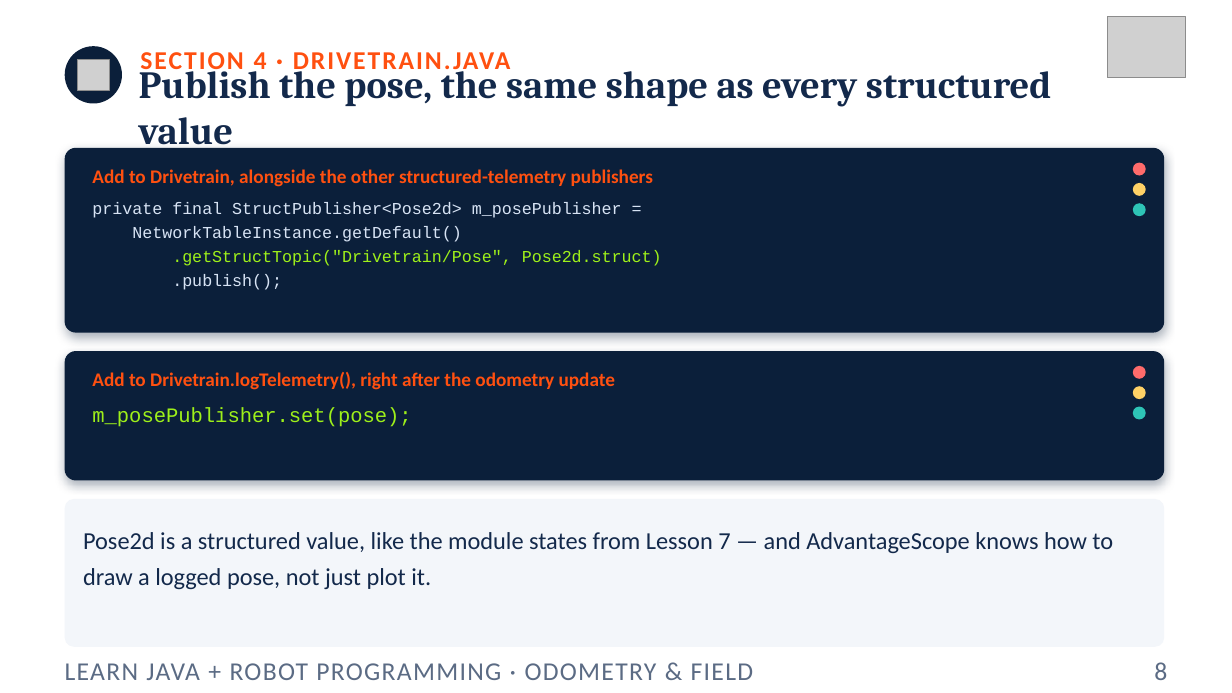
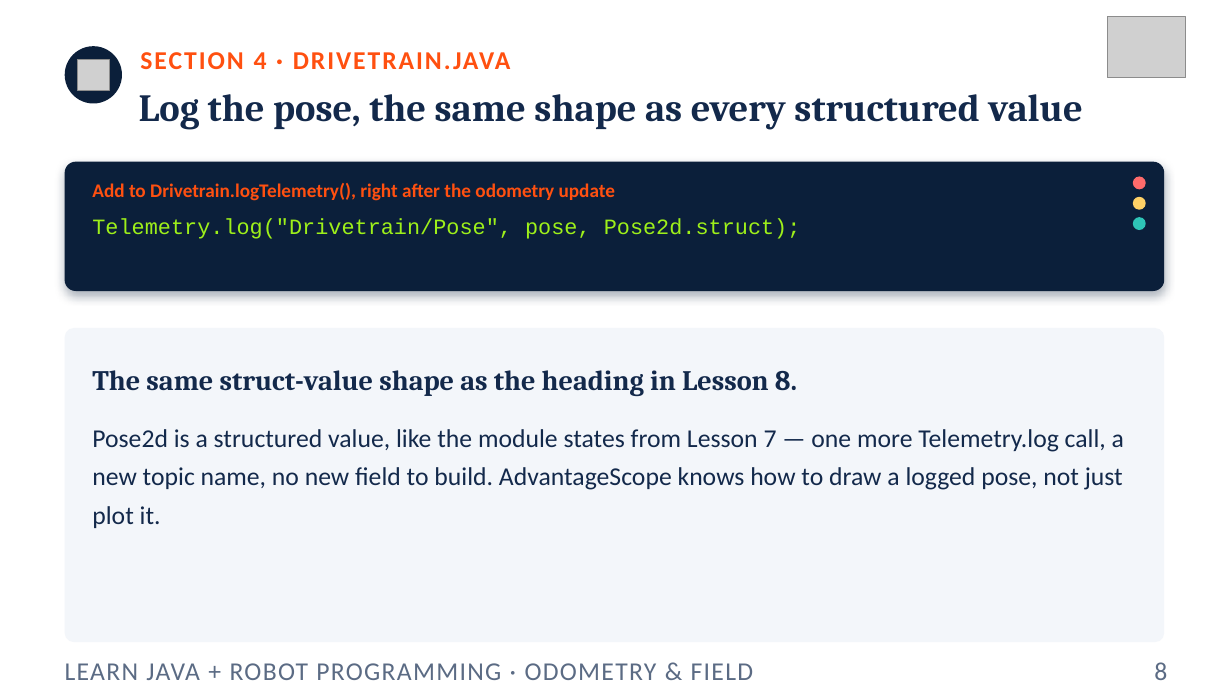
Before and after one commit to FRC5010/BasicRobotLessons, a slide deck: slide 8 of docs/presentations/v3/11-odometry-field.pptx. Drawn at 1232x693 pixels with LibreOffice and Linux fonts; fonts in the diff are those of the drawing; grey boxes stand for pictures. Boxes give left, top, right and bottom in pixels: in the first picture for what was removed or moved away, otherwise in the second. Text is boxed around its words. In the diff, an @@ line names an element or a change of style, - is before the commit and + after.

```diff
--- a/docs/presentations/v3/11-odometry-field.pptx
+++ b/docs/presentations/v3/11-odometry-field.pptx
@@ text at (x1=139, y1=94, x2=1083, y2=130): text changed @@
-Publish the pose, the same shape as every structured value
+Log the pose, the same shape as every structured value
@@ rounded rectangle resized from (x1=65, y1=148, x2=1165, y2=333) to (x1=65, y1=162, x2=1165, y2=291) @@
@@ rounded rectangle at (x1=65, y1=162, x2=1165, y2=291): proportions changed @@
@@ text "Add to Drivetrain.logTelemetry(), right after ..." moved from (x1=92, y1=372, x2=615, y2=390) to (x1=92, y1=183, x2=615, y2=201) @@
@@ text removed at (x1=92, y1=169, x2=653, y2=187) @@
-Add to Drivetrain, alongside the other structured-telemetry publishers
@@ text at (x1=92, y1=219, x2=801, y2=239): text changed; size 13 to 17 pt; text colour #D7E3F4 to #9EF01A @@
-private final StructPublisher<Pose2d> m_posePublisher =
-NetworkTableInstance.getDefault()
-.getStructTopic("Drivetrain/Pose", Pose2d.struct)
-.publish();
+Telemetry.log("Drivetrain/Pose", pose, Pose2d.struct);
@@ 3 ellipses moved together from (x1=1133, y1=163, x2=1146, y2=216) to (x1=1133, y1=177, x2=1146, y2=230) @@
@@ rounded rectangle at (x1=65, y1=328, x2=1165, y2=642): proportions changed @@
@@ rounded rectangle resized from (x1=65, y1=499, x2=1165, y2=647) to (x1=65, y1=328, x2=1165, y2=642) @@
@@ rounded rectangle removed at (x1=65, y1=351, x2=1165, y2=481) @@
@@ text added at (x1=92, y1=370, x2=797, y2=396), 22 pt, text #13294B, bold @@
+The same struct-value shape as the heading in Lesson 8.
@@ ellipse removed at (x1=1133, y1=366, x2=1146, y2=379) @@
@@ ellipse removed at (x1=1133, y1=386, x2=1146, y2=399) @@
@@ text removed at (x1=92, y1=408, x2=411, y2=427) @@
-m_posePublisher.set(pose);
@@ ellipse removed at (x1=1133, y1=407, x2=1146, y2=420) @@
@@ text at (x1=92, y1=429, x2=1124, y2=528): text changed; size 19 to 20 pt @@
-Pose2d is a structured value, like the module states from Lesson 7 — and AdvantageScope knows how to draw a logged pose, not just plot it.
+Pose2d is a structured value, like the module states from Lesson 7 — one more Telemetry.log call, a new topic name, no new field to build. AdvantageScope knows how to draw a logged pose, not just plot it.
```
Also in this commit, not shown: 3 other slides changed, 23 other files.
